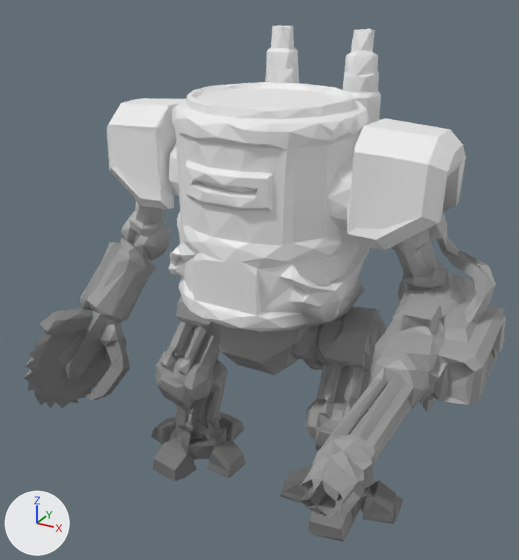
Two versions of the glTF model packages/client/public/models/popup-marine-titanium-24bone.glb, one commit apart.
The view is the same before and after, from a 50 mm lens placed at (0.0341, -0.0572, 0.0584), pointed at (0.0015, 0.0022, 0.0287). The axes (+X, +Y, +Z) are drawn at lower left. The lights are the same throughout. The picture after the commit comes second. Where no turn or scale is listed for an object, it has been applied to the vertices. Vertices at exactly the same position are counted once.

Before the edit, the objects in view are built like this:
```python
me_mesh_0_006 = bpy.data.meshes.new('Mesh_0.006')
me_mesh_0_006.from_pydata(...)  # 2914 vertices, 5996 faces; spans x -0.0252..0.0254, y -0.0221..0.0221, z 0.0002..0.0522
me_mesh_0_006.materials.append(mat_defaultmaterial)
ob_char1 = bpy.data.objects.new('char1', me_mesh_0_006)
ob_char1.location = (-0.0001, 0.0, -0.0002)
```
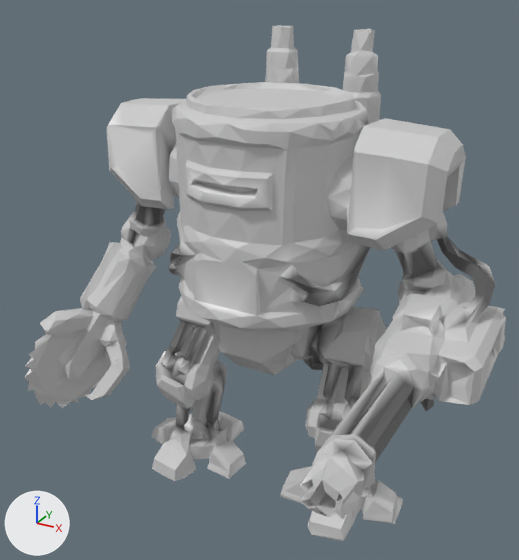
Where the change shows, as pixel boxes (x1, y1, x2, y2) in the pictures (519 x 560 px):
part 1 of me_mesh_0_006, recoloured (grey to light grey)
    both: (24, 203, 506, 541)
part 2 of me_mesh_0_006, recoloured (white to light grey)
    both: (109, 25, 466, 332)
part 3 of me_mesh_0_006, recoloured
    both: (127, 202, 496, 496)

What changed in the scene script:
```text
Change me_mesh_0_006:
    where me_mesh_0_006.from_pydata(...)  # 2914 vertices, 5996 faces; spans x -0.0252..0.0254, y -0.0221..0.0221, z 0.0002..0.0522
    used by ob_char1; location = (-0.0001, 0.0, -0.0002)
    me_mesh_0_006 part 1: 2422 faces centred in x -0.0252..0.0253, y -0.022..0.0152, z 0.0003..0.0376 are repainted in the vertex colours; the middle colour goes from grey #999999 to light grey #cccccc
    me_mesh_0_006 part 2: 2121 faces centred in x -0.0191..0.019, y -0.003..0.022, z 0.0249..0.0522 are repainted in the vertex colours; the middle colour goes from white #ededed to light grey #cccccc
    me_mesh_0_006 part 3: 1453 faces centred in x -0.0188..0.0239, y -0.0194..0.0142, z 0.0034..0.0392 are repainted in the vertex colours; the middle colour goes from grey #999999 to dark grey #616161
```
